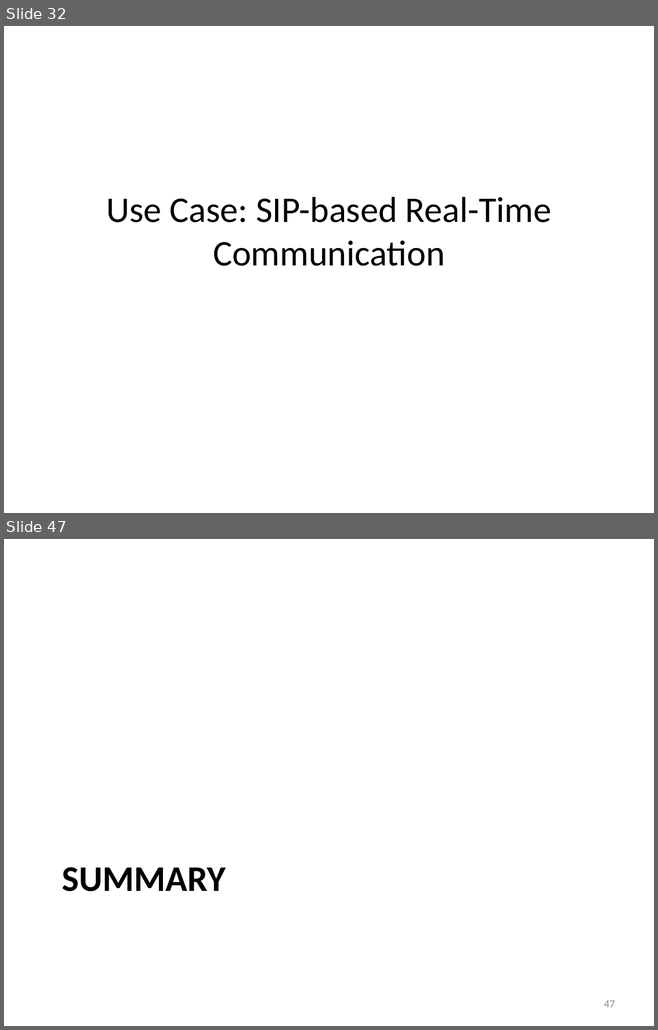
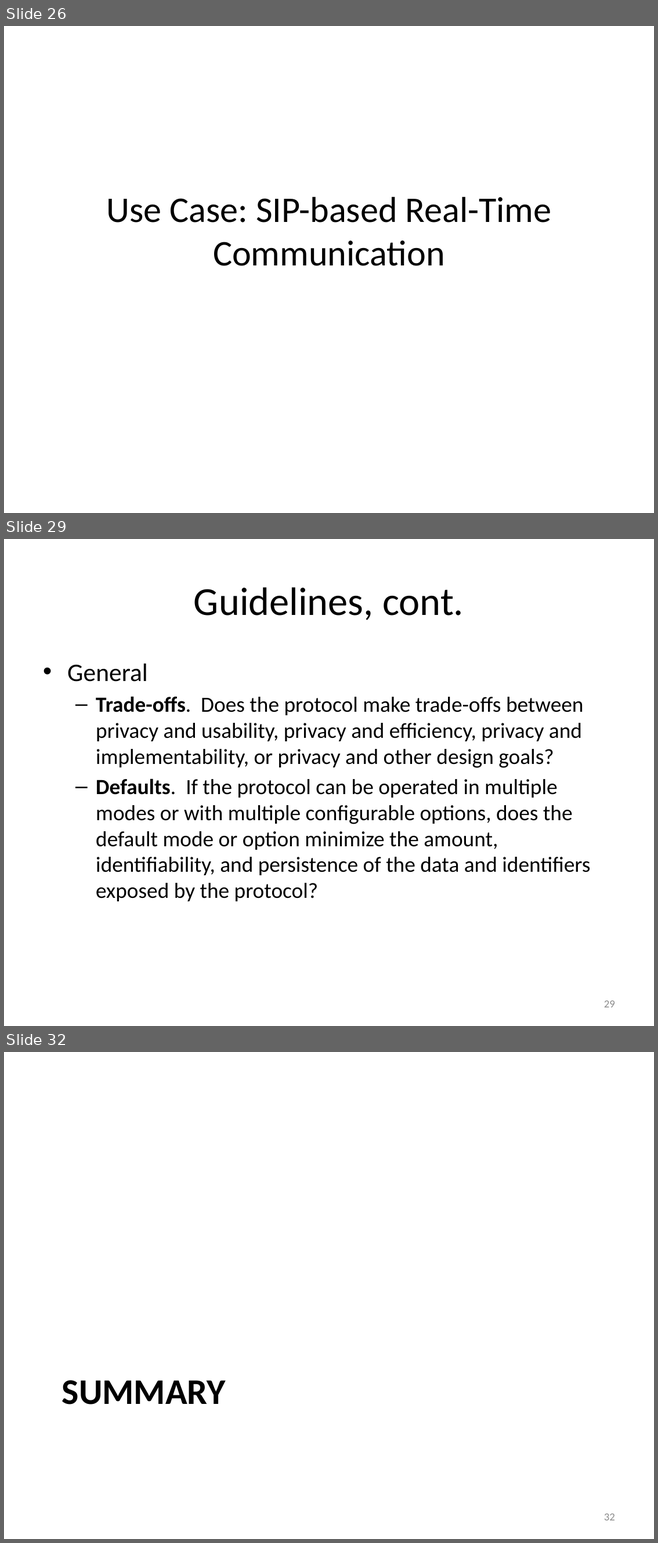
Before and after one commit to hannestschofenig/tschofenig-ids, a slide deck: PrivacyTutorial/iab-privacy-considerations.pptx. Shown one above the other, each under a label of ours: slides 32 and 47 before the commit, slides 26, 29 and 32 after it; the slides between them are not shown. The pictures are 658x1030 and 658x1543 pixels, drawn with LibreOffice and Linux fonts; fonts in the diff are those of the drawing. Boxes give left, top, right and bottom in pixels: in the first picture for what was removed or moved away, otherwise in the second. Text is boxed around its words. In the diff, an @@ line names an element or a change of style, - is before the commit and + after.

```diff
--- a/PrivacyTutorial/iab-privacy-considerations.pptx
+++ b/PrivacyTutorial/iab-privacy-considerations.pptx
@@ slide 29 added at [4,539,654,1026], background #FFFFFF @@
@@ title added at [194,587,463,620], 44 pt, text #000000 @@
+Guidelines, cont.
@@ text added at [67,663,590,901], 24 pt, text #000000 @@
+• General
+  – Trade-offs. Does the protocol make trade-offs between privacy and usability, privacy and efficiency, privacy and implementability, or privacy and other design goals?
+  – Defaults. If the protocol can be operated in multiple modes or with multiple configurable options, does the default mode or option minimize the amount, identifiability, and persistence of the data and identifiers exposed by the protocol?
@@ page number added at [604,1001,615,1008], 12 pt, text #8C8C8C @@
+29
@@ what was slide 32 is now slide 26 @@
@@ what was slide 47 is now slide 32 @@
@@ page number at [604,1514,615,1521]: text changed @@
-47
+32
```
Also in this commit, not shown: 5 slides changed, 3 other slides added, 20 slides removed.
